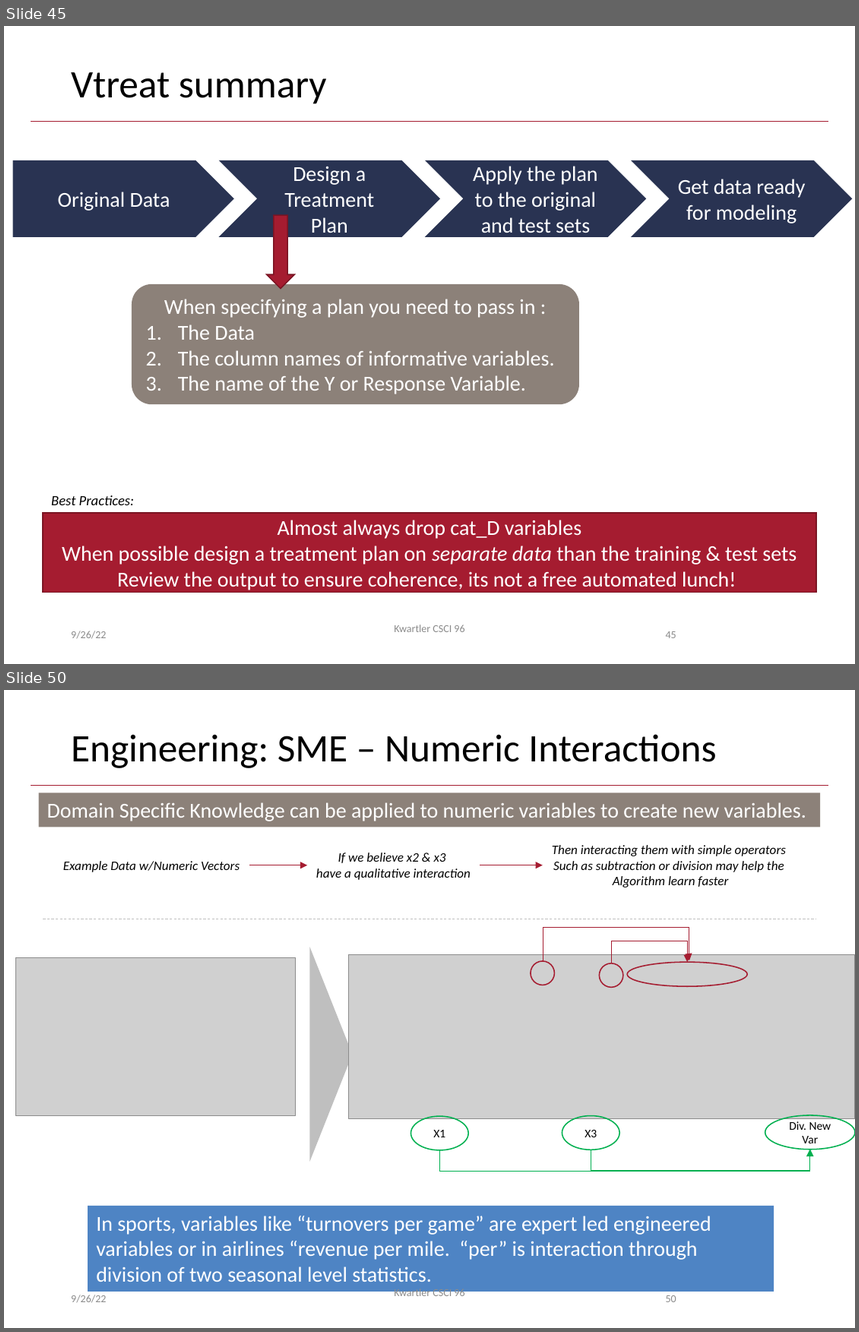
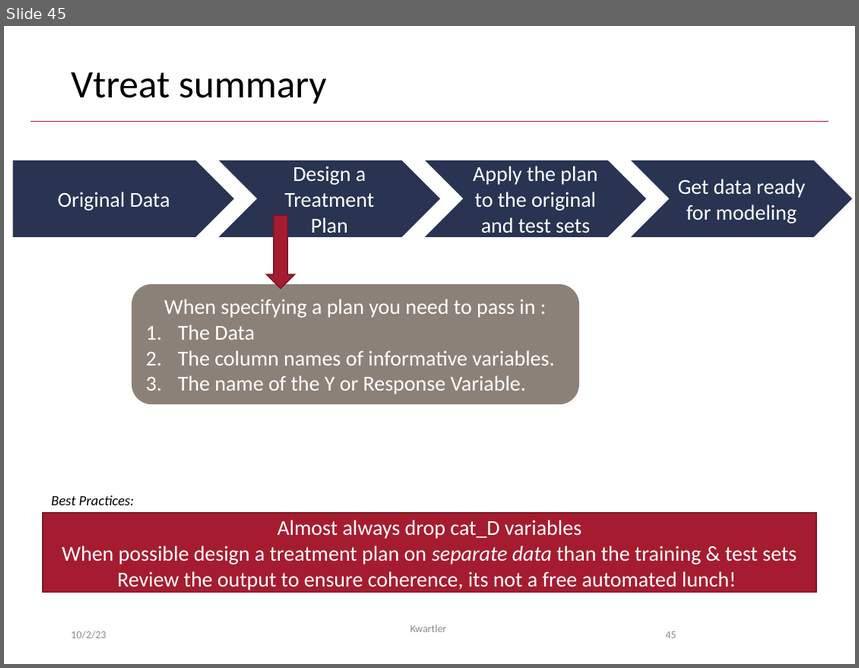
Before and after one commit to kwartler/Harvard_DataMining_Business_Student, a slide deck: Lessons/D_DM_Workflow/A_DM_Workflow_Preprocessing.pptx. Shown one above the other, each under a label of ours: slides 45 and 50 before the commit, slide 45 after it; the slides between them are not shown. The pictures are 859x1332 and 859x668 pixels, drawn with LibreOffice and Linux fonts; fonts in the diff are those of the drawing; grey boxes stand for pictures; background and template pictures are left out. Boxes give left, top, right and bottom in pixels: in the first picture for what was removed or moved away, otherwise in the second. Text is boxed around its words. In the diff, an @@ line names an element or a change of style, - is before the commit and + after.

```diff
--- a/Lessons/D_DM_Workflow/A_DM_Workflow_Preprocessing.pptx
+++ b/Lessons/D_DM_Workflow/A_DM_Workflow_Preprocessing.pptx
@@ slide 50 removed at [4, 690, 855, 1328], background #FFFFFF; not listed: 1 template element that a slide beside it also shows @@
@@ title removed at [71, 734, 716, 768] @@
-Engineering: SME – Numeric Interactions
@@ rectangle removed at [39, 793, 820, 827] @@
-Domain Specific Knowledge can be applied to numeric variables to create new variables.
@@ text removed at [552, 845, 786, 888] @@
-Then interacting them with simple operators
-Such as subtraction or division may help the
-Algorithm learn faster
@@ text removed at [63, 861, 240, 872] @@
-Example Data w/Numeric Vectors
@@ arrow removed from (250, 866) to (307, 866) @@
@@ text removed at [316, 853, 471, 880] @@
-If we believe x2 & x3
-have a qualitative interaction
@@ arrow removed from (480, 866) to (543, 866) @@
@@ line removed from (44, 920) to (816, 920) @@
@@ elbow arrow removed from (544, 961) to (690, 961) @@
@@ picture removed at [16, 958, 296, 1116] @@
@@ triangle removed at [310, 947, 352, 1161] @@
@@ picture removed at [349, 954, 855, 1119] @@
@@ ellipse removed at [531, 961, 555, 986] @@
@@ elbow arrow removed from (612, 964) to (687, 962) @@
@@ ellipse removed at [627, 962, 747, 987] @@
@@ ellipse removed at [599, 964, 623, 987] @@
@@ ellipse removed at [411, 1116, 469, 1151] @@
-X1
@@ ellipse removed at [563, 1116, 620, 1151] @@
-X3
@@ ellipse removed at [765, 1116, 855, 1150] @@
-Div. New Var
@@ elbow arrow removed from (439, 1151) to (810, 1150) @@
@@ elbow arrow removed from (591, 1151) to (810, 1150) @@
@@ rectangle removed at [88, 1206, 773, 1292] @@
-In sports, variables like “turnovers per game” are expert led engineered variables or in airlines “revenue per mile. “per” is interaction through division of two seasonal level statistics.
@@ text removed at [71, 1295, 106, 1303] @@
-9/26/22
@@ text removed at [394, 1287, 465, 1300] @@
-Kwartler CSCI 96
@@ page number removed at [666, 1296, 677, 1303] @@
-50
@@ slide 45 changed as well @@
@@ text at [71, 631, 106, 639]: text changed @@
-9/26/22
+10/2/23
@@ text at [411, 625, 447, 632]: text changed @@
-Kwartler CSCI 96
+Kwartler
```
Also in this commit, not shown: 57 other slides changed, 4 other slides removed, 6 other files.
